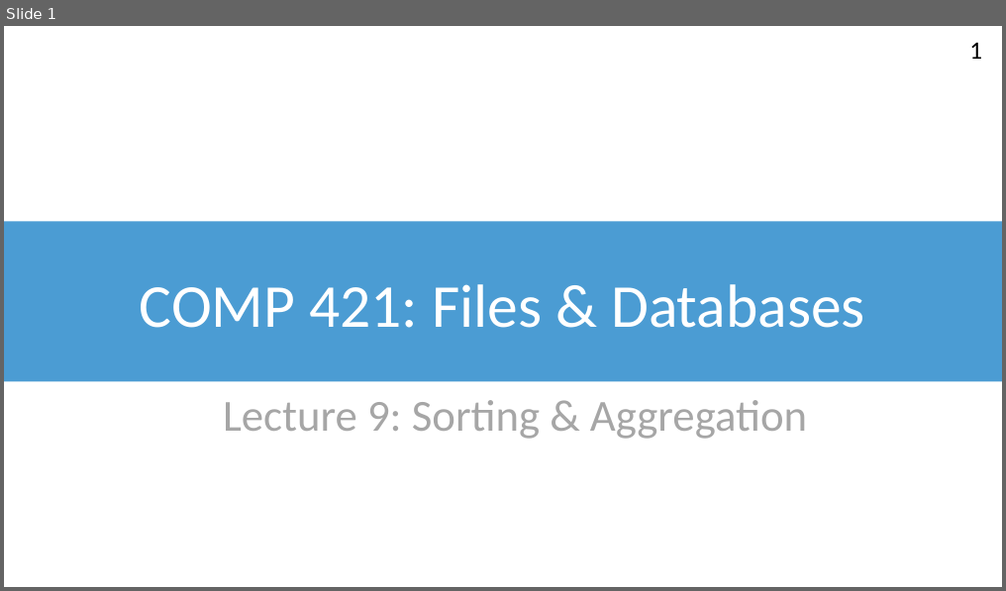
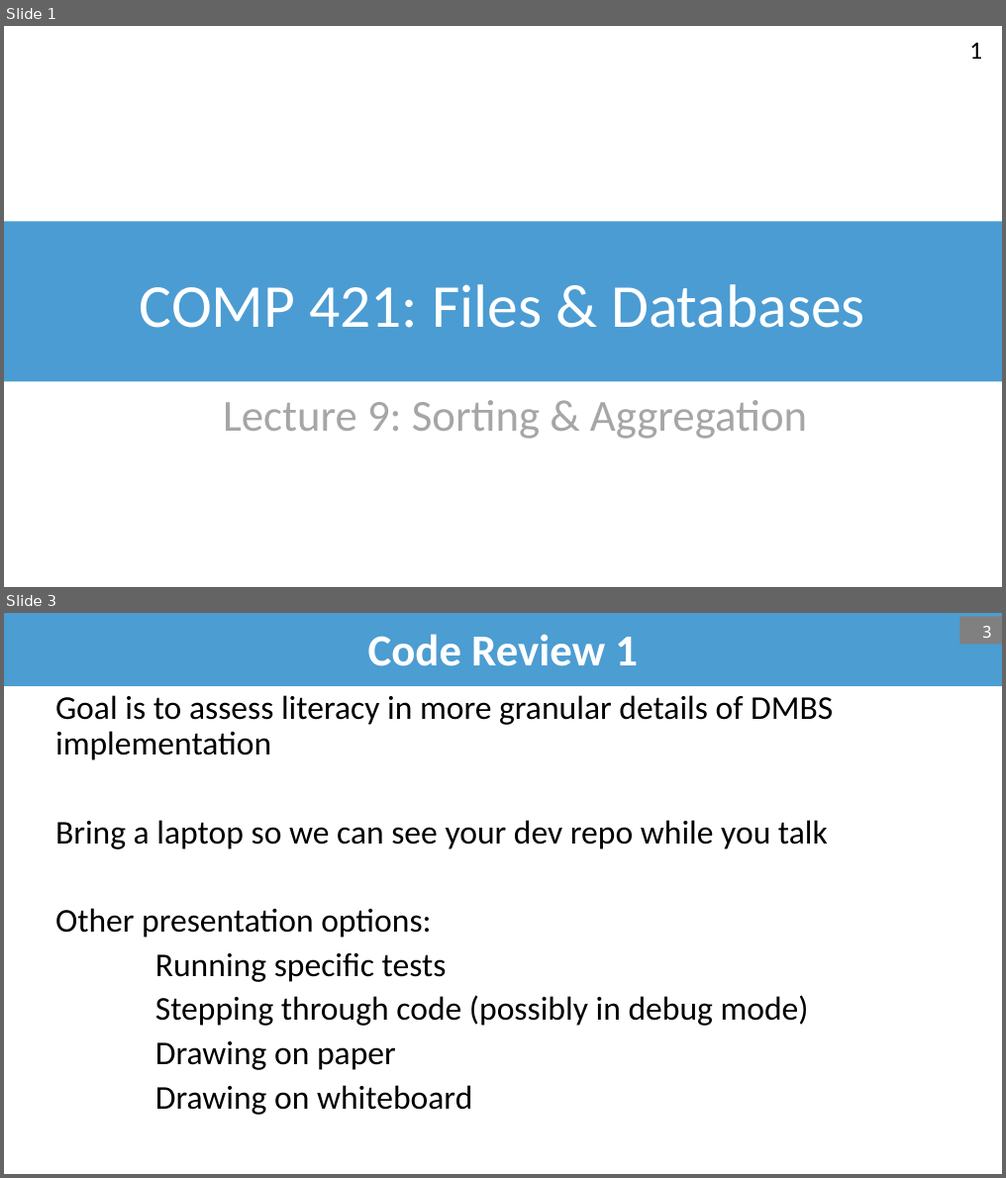
Before and after one commit to bsb20/bsb20.github.io, a slide deck: docs/421_f26/lectures/L10_sorting.pptx. Shown one above the other, each under a label of ours: slide 1 before the commit, slides 1 and 3 after it; the slides between them are not shown. The pictures are 1006x591 and 1006x1178 pixels, drawn with LibreOffice and Linux fonts; fonts in the diff are those of the drawing; background and template pictures are left out. Boxes give left, top, right and bottom in pixels: in the first picture for what was removed or moved away, otherwise in the second. Text is boxed around its words. In the diff, an @@ line names an element or a change of style, - is before the commit and + after.

```diff
--- a/docs/421_f26/lectures/L10_sorting.pptx
+++ b/docs/421_f26/lectures/L10_sorting.pptx
@@ slide 3 added at [4,613,1002,1174], background #FFFFFF @@
@@ title added at [4,613,1002,686], fill #4C9DD2, 32 pt, text #FFFFFF, bold @@
+Code Review 1
@@ page number added at [960,616,1002,644], fill #808080, 12 pt, text #FFFFFF @@
+3
@@ text added at [55,695,833,1115], 24 pt, text #000000 @@
+Goal is to assess literacy in more granular details of DMBS implementation
+Bring a laptop so we can see your dev repo while you talk
+Other presentation options:
+Running specific tests
+Stepping through code (possibly in debug mode)
+Drawing on paper
+Drawing on whiteboard
```
Also in this commit, not shown: 33 slides changed, 5 other slides added, 1 other file.
